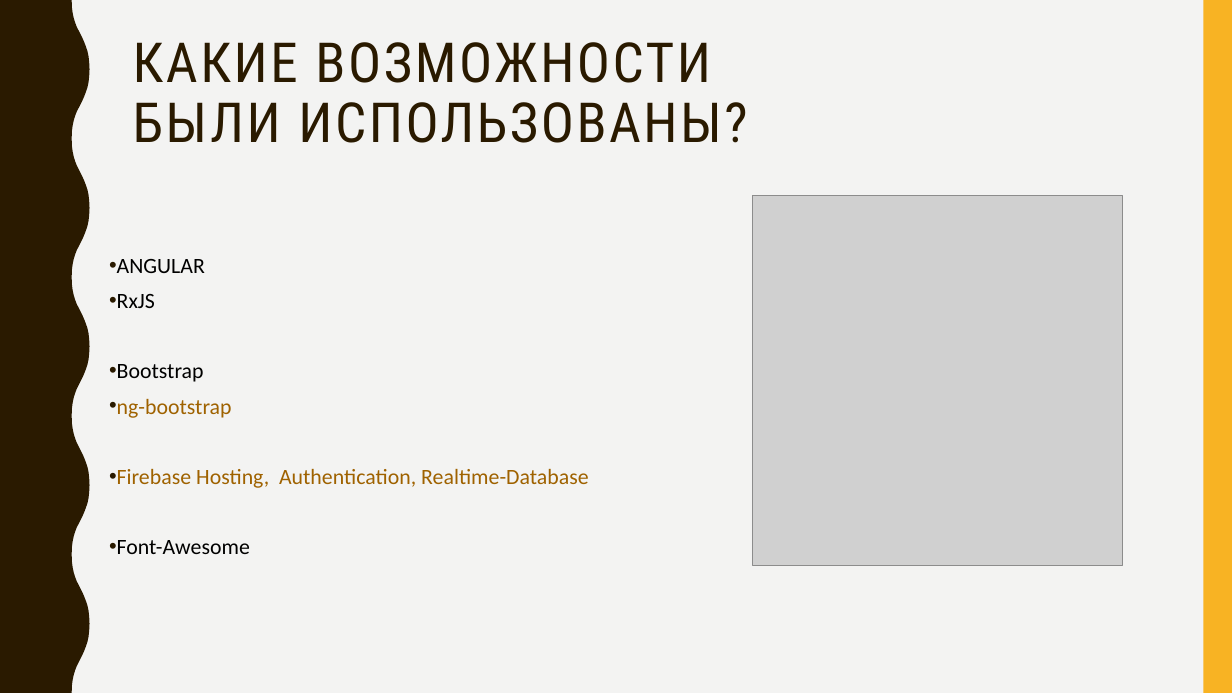
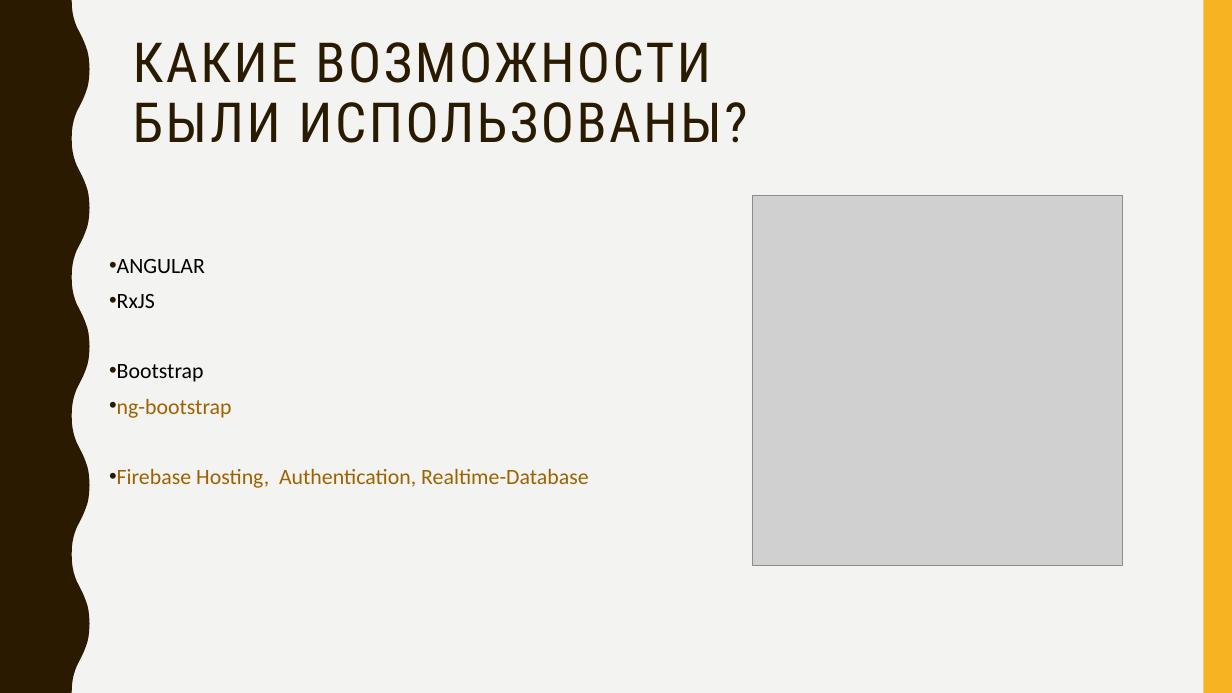
Before and after one commit to interestingALI/SkateShop-Baku, a slide deck: slide 2 of skateshop-baku.pptx. Drawn at 1232x693 pixels with LibreOffice and Linux fonts; fonts in the diff are those of the drawing; grey boxes stand for pictures. Boxes give left, top, right and bottom in pixels: in the first picture for what was removed or moved away, otherwise in the second. Text is boxed around its words. In the diff, an @@ line names an element or a change of style, - is before the commit and + after.

```diff
--- a/skateshop-baku.pptx
+++ b/skateshop-baku.pptx
@@ text at box(117, 540, 250, 554): paragraph removed @@
-• Font-Awesome
```
Also in this commit, not shown: 1 other file.
